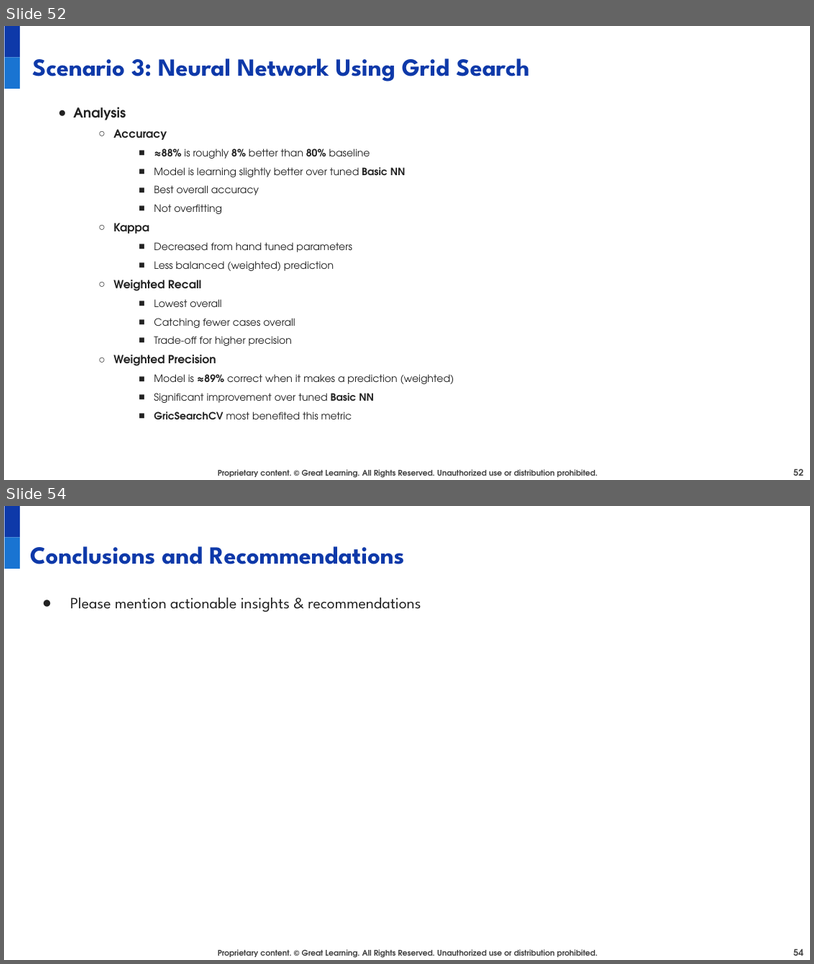
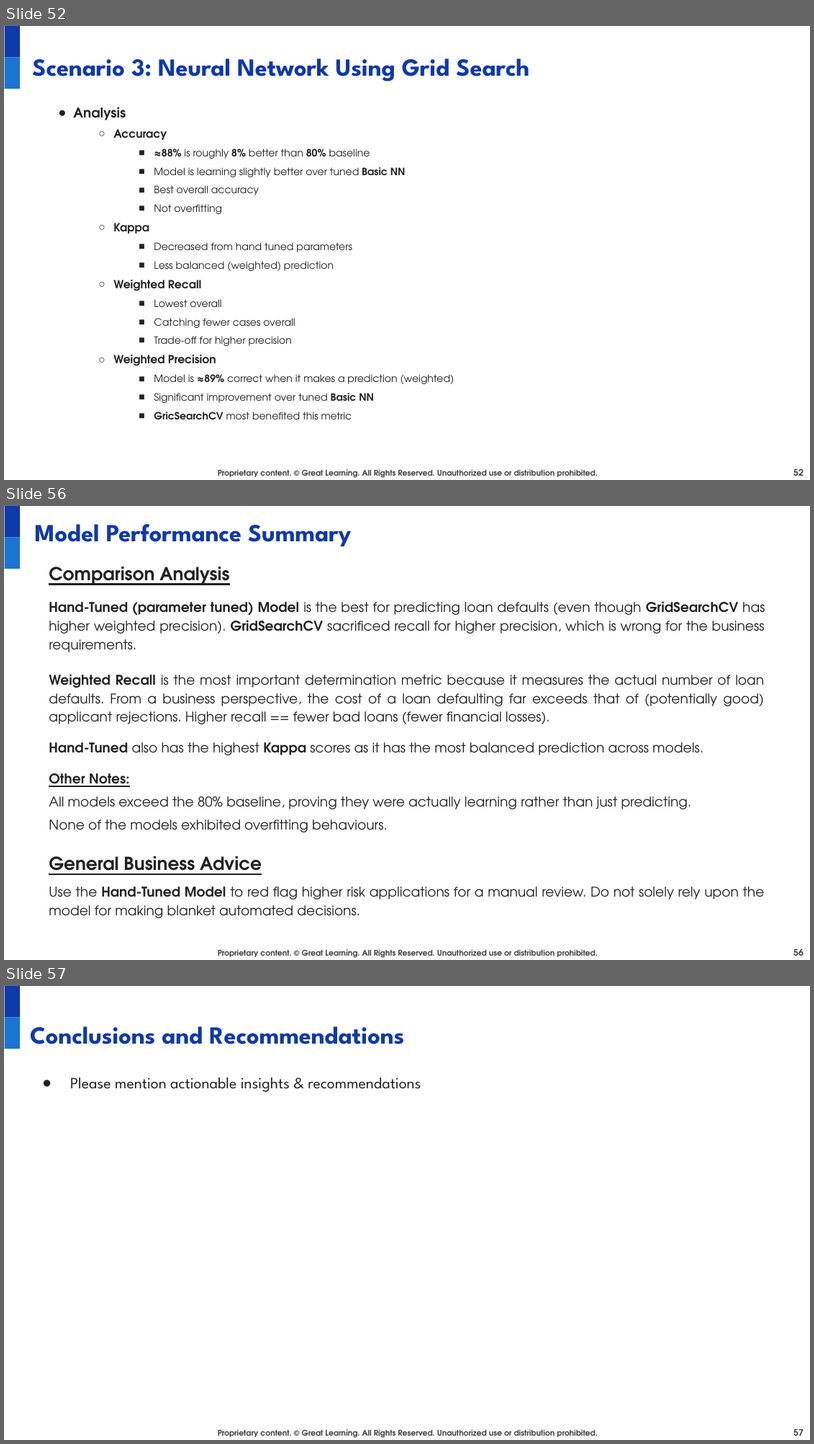
Before and after one commit to juanbucz/GreatLearning-TermProjects, a slide deck: Neural Networks - Loan Default/Loan Default Prediction Presentation - Business Interpretation - John Buczkowski.pptx. Shown one above the other, each under a label of ours: slides 52 and 54 before the commit, slides 52, 56 and 57 after it; the slides between them are not shown. The pictures are 814x964 and 814x1444 pixels, drawn with LibreOffice and Linux fonts; fonts in the diff are those of the drawing; background and template pictures are left out. Boxes give left, top, right and bottom in pixels: in the first picture for what was removed or moved away, otherwise in the second. Text is boxed around its words. In the diff, an @@ line names an element or a change of style, - is before the commit and + after.

Commit message:
GL NN Loan Default Prediction Presentation - Completed models analysis and comparisons

```diff
--- a/Neural Networks - Loan Default/Loan Default Prediction Presentation - Business Interpretation - John Buczkowski.pptx
+++ b/Neural Networks - Loan Default/Loan Default Prediction Presentation - Business Interpretation - John Buczkowski.pptx
@@ slide 56 added at [4,506,810,960], background #FFFFFF; not listed: 3 template elements that a slide beside it also shows @@
@@ text added at [35,524,351,546], 22 pt, text #0E39A9, bold @@
+Model Performance Summary
@@ text added at [49,566,765,918], 12 pt, text #222222 @@
+Comparison Analysis
+Hand-Tuned (parameter tuned) Model is the best for predicting loan defaults (even though GridSearchCV has higher weighted precision). GridSearchCV sacrificed recall for higher precision, which is wrong for the business requirements.
+Weighted Recall is the most important determination metric because it measures the actual number of loan defaults. From a business perspective, the cost of a loan defaulting far exceeds that of (potentially good) applicant rejections. Higher recall == fewer bad loans (fewer financial losses).
+Hand-Tuned also has the highest Kappa scores as it has the most balanced prediction across models.
+Other Notes:
+All models exceed the 80% baseline, proving they were actually learning rather than just predicting.
+None of the models exhibited overfitting behaviours.
+General Business Advice
+Use the Hand-Tuned Model to red flag higher risk applications for a manual review. Do not solely rely upon the model for making blanket automated decisions.
@@ page number added at [794,949,804,955], 8 pt, text #434343, bold @@
+56
@@ what was slide 54 is now slide 57 @@
@@ page number at [794,1429,804,1435]: text changed @@
-54
+57
```
Also in this commit, not shown: 1 slide changed, 2 other slides added.
